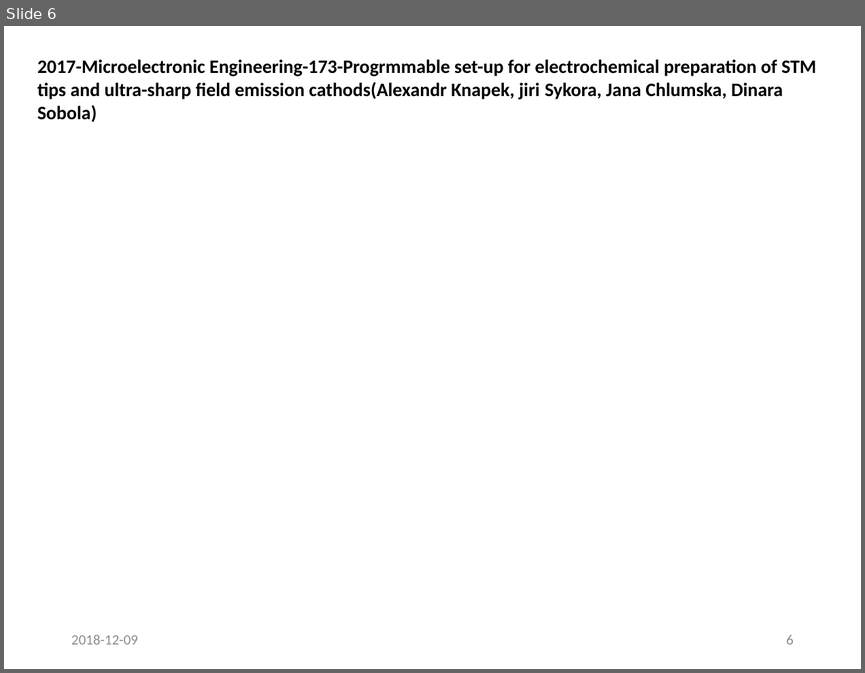
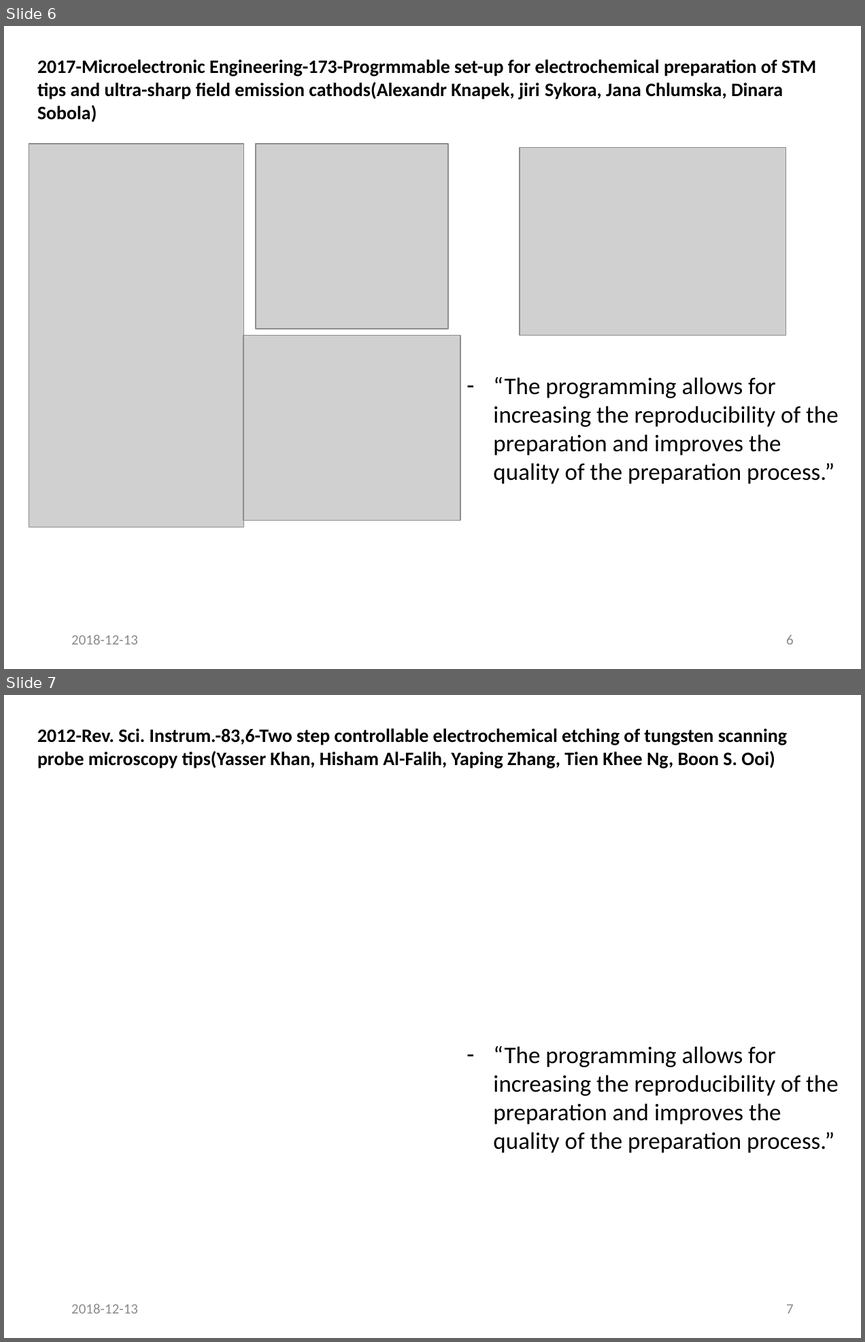
Before and after one commit to jglee96/NBTP_Lab, a slide deck: 랩미팅/201812/1812 W Tip 논문 정리 (Jong).pptx. Shown one above the other, each under a label of ours: slide 6 before the commit, slides 6 and 7 after it. The pictures are 865x673 and 865x1342 pixels, drawn with LibreOffice and Linux fonts; fonts in the diff are those of the drawing; grey boxes stand for pictures. Boxes give left, top, right and bottom in pixels: in the first picture for what was removed or moved away, otherwise in the second. Text is boxed around its words. In the diff, an @@ line names an element or a change of style, - is before the commit and + after.

```diff
--- a/랩미팅/201812/1812 W Tip 논문 정리 (Jong).pptx
+++ b/랩미팅/201812/1812 W Tip 논문 정리 (Jong).pptx
@@ slide 7 added at box(4, 695, 861, 1338), background #FFFFFF @@
@@ text added at box(37, 728, 787, 768), 16 pt, text #000000, bold @@
+2012-Rev. Sci. Instrum.-83,6-Two step controllable electrochemical etching of tungsten scanning probe microscopy tips(Yasser Khan, Hisham Al-Falih, Yaping Zhang, Tien Khee Ng, Boon S. Ooi)
@@ text added at box(493, 1046, 838, 1153), 20 pt, text #000000 @@
+– “The programming allows for increasing the reproducibility of the preparation and improves the quality of the preparation process.”
@@ text added at box(71, 1304, 138, 1313), 12 pt, text #8C8C8C @@
+2018-12-13
@@ page number added at box(786, 1304, 793, 1313), 12 pt, text #8C8C8C @@
+7
@@ slide 6 changed as well @@
@@ picture added at box(29, 144, 244, 526) @@
@@ picture added at box(256, 144, 448, 329) @@
@@ picture added at box(520, 148, 786, 335) @@
@@ picture added at box(243, 335, 460, 520) @@
@@ text added at box(493, 377, 838, 484), 20 pt, text #000000 @@
+– “The programming allows for increasing the reproducibility of the preparation and improves the quality of the preparation process.”
@@ text at box(71, 635, 138, 644): text changed @@
-2018-12-09
+2018-12-13
```
Also in this commit, not shown: 5 other slides changed, 3 other files.
